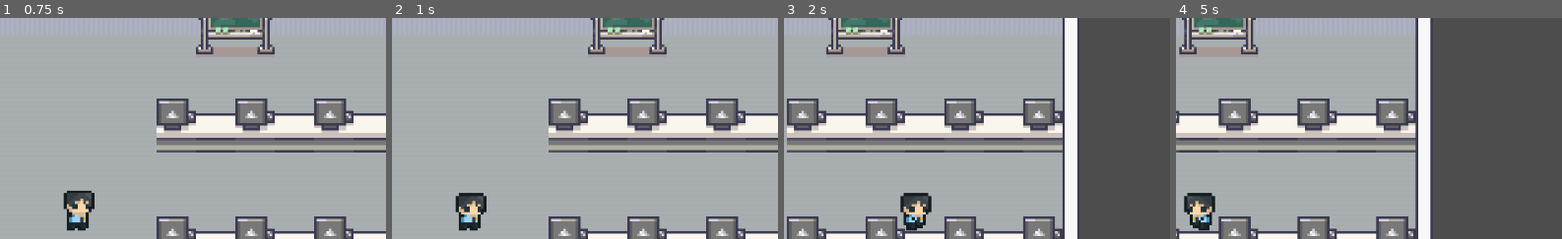
Above: before the commit, frames 1-4 (left to right).
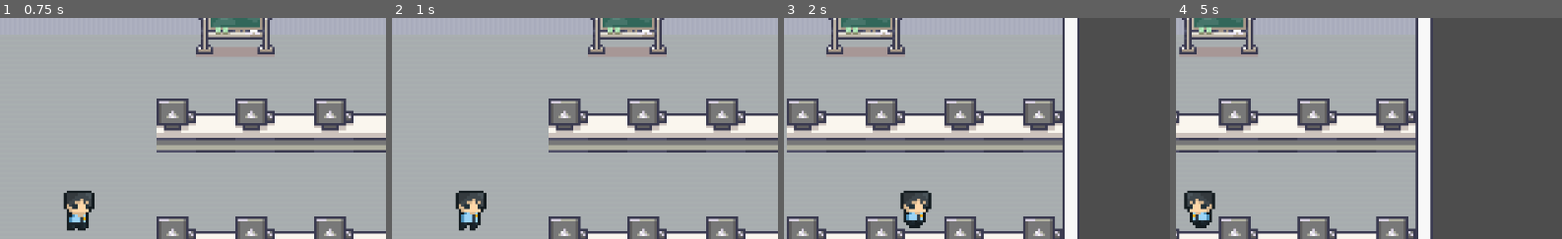
Above: after the commit, the same moments.

Repository: Raikosuu/Full-Tech-Panic_Public
Game: Godot game, scene res://scenes/main_menu.tscn
The game is run twice, just before and just after one commit, with the same random seed, the same clock (stepped at 60 frames per second) and the same inputs.
Inputs (mouse positions are % of the whole screen's width and height, from its top left):
- Up to frame 1 (0.75 s): click "Play" at 0.5 s
- Up to frame 2 (1 s): no input
- Up to frame 3 (2 s): move the mouse to (73, 45) at 1.27 s; hold D (move_right) from 1.28 s (still down); click (73, 45) at 1.42 s
- Up to frame 4 (5 s): release D (move_right) at 2 s; drag from (31, 55) to (8, 37) at 2.02 s; move the mouse to (61, 28) at 2.77 s; hold D (move_right) 2.78-3.5 s; drag from (46, 70) to (31, 37) at 3.52 s; move the mouse to (82, 65) at 4.27 s; hold A (move_left) from 4.28 s (still down)
The pictures show only the part of the screen within x 41-91%, y 2-52%; the shares and areas given below are measured in that part.

Frame 1 is identical in both runs. In frame 2, 0.5% of the frame differs, in the area x 16-25%, y 78-97%; in frame 3, 0.6%, in the area x 30-39%, y 78-97%; in frame 4, 0.6%.

Commit message:
debugged and prepared Main game for UI integration
fixed bugs in navigation and seat handling

Diff:
--- a/scenes/game_scene.tscn
+++ b/scenes/game_scene.tscn
@@ -2539,10 +2539,12 @@
 [node name="game_scene" type="Node2D"]
 
 [node name="ground" type="TileMapLayer" parent="."]
+position = Vector2(637, 368)
 tile_map_data = PackedByteArray("AAD3////AgAMAAwAAAD4////AgAMAAwAAAD5////AgAMAAwAAAD6////AgAMAAwAAAD7////AgAMAAwAAAD8// …(4720 unchanged characters)…
 tile_set = SubResource("TileSet_kk2rg")
 
 [node name="comp_table" type="TileMapLayer" parent="."]
+position = Vector2(637, 368)
 tile_map_data = PackedByteArray("AAD///j/AAAAAA4AAAD///n/AAAAAA8AAAAAAPj/AAABAA4AAAAAAPn/AAABAA8AAAACAP3/AAADAAkAAAADAP …(688 unchanged characters)…
 tile_set = SubResource("TileSet_bw6k5")
 
@@ -2552,7 +2554,7 @@
 tile_set = SubResource("TileSet_y3j0m")
 
 [node name="player" parent="." instance=ExtResource("1_w5aja")]
-position = Vector2(0, -1)
+position = Vector2(637, 367)
 motion_mode = 1
 movement_speed = 120.0
 
@@ -2562,12 +2564,14 @@
 position_smoothing_enabled = true
 
 [node name="npc_handler" type="Node2D" parent="."]
+position = Vector2(637, 368)
 
 [node name="NavigationRegion2D" type="NavigationRegion2D" parent="."]
-visible = false
+position = Vector2(637, 368)
 navigation_polygon = SubResource("NavigationPolygon_y3j0m")
 
 [node name="comp_seats" type="Node2D" parent="."]
+position = Vector2(637, 368)
 
 [node name="seats" parent="comp_seats" groups=["computer_seats"] instance=ExtResource("5_rurhu")]
 position = Vector2(-138, -24)
@@ -2636,4 +2640,4 @@
 position = Vector2(120, 72)
 
 [node name="npc_spawn" parent="." instance=ExtResource("6_rurhu")]
-position = Vector2(-117, 103)
+position = Vector2(520, 471)
--- a/scenes/npc_1.tscn
+++ b/scenes/npc_1.tscn
@@ -104,7 +104,7 @@
 path_desired_distance = 1.0
 target_desired_distance = 5.0
 avoidance_enabled = true
-radius = 7.0
+radius = 8.0
 max_neighbors = 22
 
 [node name="Timer" type="Timer" parent="."]
--- a/scenes/player.tscn
+++ b/scenes/player.tscn
@@ -1,51 +1,58 @@
-[gd_scene load_steps=15 format=3 uid="uid://demqpuvfguk8d"]
+[gd_scene load_steps=16 format=3 uid="uid://demqpuvfguk8d"]
 
 [ext_resource type="Script" uid="uid://bnn76hxj50tn1" path="res://scripts/player.gd" id="1_g2els"]
 [ext_resource type="Texture2D" uid="uid://dppuc5y4sth5k" path="res://assets/character/capstone_MC.png" id="2_g2els"]
 
-[sub_resource type="AtlasTexture" id="AtlasTexture_qhqgy"]
+[sub_resource type="AtlasTexture" id="AtlasTexture_g2els"]
 atlas = ExtResource("2_g2els")
 region = Rect2(0, 0, 24, 24)
 
-[sub_resource type="AtlasTexture" id="AtlasTexture_dqkch"]
+[sub_resource type="AtlasTexture" id="AtlasTexture_qhqgy"]
 atlas = ExtResource("2_g2els")
 region = Rect2(24, 0, 24, 24)
 
-[sub_resource type="AtlasTexture" id="AtlasTexture_qlg0r"]
+[sub_resource type="AtlasTexture" id="AtlasTexture_dqkch"]
 atlas = ExtResource("2_g2els")
 region = Rect2(48, 0, 24, 24)
 
-[sub_resource type="AtlasTexture" id="AtlasTexture_tuyoq"]
+[sub_resource type="AtlasTexture" id="AtlasTexture_qlg0r"]
 atlas = ExtResource("2_g2els")
 region = Rect2(72, 0, 24, 24)
 
-[sub_resource type="AtlasTexture" id="AtlasTexture_fjrip"]
+[sub_resource type="AtlasTexture" id="AtlasTexture_tuyoq"]
 atlas = ExtResource("2_g2els")
 region = Rect2(96, 0, 24, 24)
 
-[sub_resource type="AtlasTexture" id="AtlasTexture_smehm"]
+[sub_resource type="AtlasTexture" id="AtlasTexture_fjrip"]
 atlas = ExtResource("2_g2els")
 region = Rect2(120, 0, 24, 24)
 
-[sub_resource type="AtlasTexture" id="AtlasTexture_ur7pv"]
+[sub_resource type="AtlasTexture" id="AtlasTexture_smehm"]
 atlas = ExtResource("2_g2els")
 region = Rect2(144, 0, 24, 24)
 
-[sub_resource type="AtlasTexture" id="AtlasTexture_y4r1p"]
+[sub_resource type="AtlasTexture" id="AtlasTexture_ur7pv"]
 atlas = ExtResource("2_g2els")
 region = Rect2(168, 0, 24, 24)
 
-[sub_resource type="AtlasTexture" id="AtlasTexture_d2wvv"]
+[sub_resource type="AtlasTexture" id="AtlasTexture_y4r1p"]
 atlas = ExtResource("2_g2els")
 region = Rect2(192, 0, 24, 24)
 
+[sub_resource type="AtlasTexture" id="AtlasTexture_d2wvv"]
+atlas = ExtResource("2_g2els")
+region = Rect2(216, 0, 24, 24)
+
 [sub_resource type="AtlasTexture" id="AtlasTexture_3v2ag"]
 atlas = ExtResource("2_g2els")
-region = Rect2(216, 0, 24, 24)
+region = Rect2(240, 0, 24, 24)
 
 [sub_resource type="SpriteFrames" id="SpriteFrames_qlg0r"]
 animations = [{
 "frames": [{
+"duration": 1.0,
+"texture": SubResource("AtlasTexture_g2els")
+}, {
 "duration": 1.0,
 "texture": SubResource("AtlasTexture_qhqgy")
 }, {
@@ -54,15 +61,15 @@
 }, {
 "duration": 1.0,
 "texture": SubResource("AtlasTexture_qlg0r")
-}, {
-"duration": 1.0,
-"texture": SubResource("AtlasTexture_tuyoq")
 }],
 "loop": true,
 "name": &"idle",
-"speed": 7.0
+"speed": 9.0
 }, {
 "frames": [{
+"duration": 1.0,
+"texture": SubResource("AtlasTexture_tuyoq")
+}, {
 "duration": 1.0,
 "texture": SubResource("AtlasTexture_fjrip")
 }, {
@@ -99,6 +106,7 @@
 sprite_frames = SubResource("SpriteFrames_qlg0r")
 animation = &"run"
 autoplay = "idle"
+frame_progress = 0.34660295
 
 [node name="CollisionShape2D" type="CollisionShape2D" parent="."]
 position = Vector2(0, -5)
--- a/scripts/npc_1.gd
+++ b/scripts/npc_1.gd
@@ -1,79 +1 @@
-extends CharacterBody2D
-
-const SPEED: float = 40.0
-
-@export var seats: Array[Node] = []
-@onready var nav_agent := $NavigationAgent2D
-@onready var anim_sprite := $AnimatedSprite2D
-
-var target_seat: Area2D = null
-
-func _ready() -> void:
-	#get all seats from group
-	seats = get_tree().get_nodes_in_group("computer_seats")
-	find_vacant_seat()
-
-
-func _physics_process(_delta: float) -> void:
-	if target_seat == null:
-		return
-
-	if target_seat.is_taken:
-		find_vacant_seat()
-
-	if nav_agent.is_navigation_finished():
-		velocity = Vector2.ZERO
-		anim_sprite.play("idle")
-		# Snap to seat and mark it taken
-		global_position = target_seat.global_position
-		target_seat.occupy()
-		target_seat = null
-	else:
-		#main targeting system
-		var current_agent_position = global_position
-		var next_path_position = nav_agent.get_next_path_position()
-		var new_velocity = current_agent_position.direction_to(next_path_position) * SPEED
-
-		#avoidance
-		if nav_agent.avoidance_enabled:
-			nav_agent.set_velocity(new_velocity)
-		else:
-			_on_navigation_agent_2d_velocity_computed(new_velocity)
-		move_and_slide()
-
-		# Flip horizontally depending on direction
-		if velocity.x != 0:
-			anim_sprite.flip_h = velocity.x < 0
-
-		# Play walk animation
-		if velocity.length() > 0.1:
-			anim_sprite.play("walk")
-		else:
-			anim_sprite.play("idle")
-
-func find_vacant_seat() -> void:
-	var nearest: Area2D = null
-	var nearest_dist: float = INF
-
-	for seat in seats:
-		if not seat.is_taken:
-			var dist = global_position.distance_to(seat.global_position)
-			if dist < nearest_dist:
-				nearest = seat
-				nearest_dist = dist
-
-	if nearest:
-		target_seat = nearest
-		nav_agent.target_position = nearest.global_position
-
-
-func _on_navigation_agent_2d_velocity_computed(safe_velocity):
-	velocity = safe_velocity
-	pass # Replace with function body.
-
-
-func _on_timer_timeout() -> void:
-	#stops the npc from finding another seat.
-	#it also re
-	if target_seat != null and not nav_agent.is_navigation_finished():
-		nav_agent.target_position = target_seat.global_position
+extends "res://scripts/npc_base.gd"
--- a/scripts/npc_2.gd
+++ b/scripts/npc_2.gd
@@ -1,80 +1 @@
-extends CharacterBody2D
-
-const SPEED: float = 40.0
-
-@export var seats: Array[Node] = []
-@onready var nav_agent := $NavigationAgent2D
-@onready var anim_sprite := $AnimatedSprite2D
-
-var target_seat: Area2D = null
-
-func _ready() -> void:
-	#get all seats from group
-	seats = get_tree().get_nodes_in_group("computer_seats")
-	find_vacant_seat()
-
-
-func _physics_process(_delta: float) -> void:
-	if target_seat == null:
-		return
-
-	if target_seat.is_taken:
-		find_vacant_seat()
-
-	if nav_agent.is_navigation_finished():
-		velocity = Vector2.ZERO
-		anim_sprite.play("idle")
-		# Snap to seat and mark it taken
-		global_position = target_seat.global_position
-		target_seat.occupy()
-		target_seat = null
-	else:
-		#main targeting system
-		var current_agent_position = global_position
-		var next_path_position = nav_agent.get_next_path_position()
-		var new_velocity = current_agent_position.direction_to(next_path_position) * SPEED
-
-		#avoidance
-		if nav_agent.avoidance_enabled:
-			nav_agent.set_velocity(new_velocity)
-		else:
-			_on_navigation_agent_2d_velocity_computed(new_velocity)
-		move_and_slide()
-
-		# Flip horizontally depending on direction
-		if velocity.x != 0:
-			anim_sprite.flip_h = velocity.x < 0
-
-		# Play walk animation
-		if velocity.length() > 0.1:
-			anim_sprite.play("walk")
-		else:
-			anim_sprite.play("idle")
-
-func find_vacant_seat() -> void:
-	var nearest: Area2D = null
-	var nearest_dist: float = INF
-
-	for seat in seats:
-		if not seat.is_taken:
-			var dist = global_position.distance_to(seat.global_position)
-			if dist < nearest_dist:
-				nearest = seat
-				nearest_dist = dist
-
-	if nearest:
-		target_seat = nearest
-		nav_agent.target_position = nearest.global_position
-
-
-
-func _on_navigation_agent_2d_velocity_computed(safe_velocity):
-	velocity = safe_velocity
-	pass # Replace with function body.
-
-
-func _on_timer_timeout() -> void:
-	#stops the npc from finding another seat.
-	#it also re
-	if target_seat != null and not nav_agent.is_navigation_finished():
-		nav_agent.target_position = target_seat.global_position
+extends "res://scripts/npc_base.gd"
--- /dev/null
+++ b/scripts/npc_base.gd
@@ -0,0 +1,68 @@
+extends CharacterBody2D
+
+const SPEED: float = 40.0
+
+@export var seats: Array[Node] = []
+@onready var nav_agent := $NavigationAgent2D
+@onready var anim_sprite := $AnimatedSprite2D
+
+var target_seat: Area2D = null
+
+func _ready() -> void:
+	seats = get_tree().get_nodes_in_group("computer_seats")
+	await get_tree().physics_frame
+	find_vacant_seat()
+
+func _physics_process(_delta: float) -> void:
+	if target_seat == null:
+		return
+
+	if target_seat.is_taken:
+		find_vacant_seat()
+
+	if nav_agent.is_navigation_finished():
+		velocity = Vector2.ZERO
+		anim_sprite.play("idle")
+		global_position = target_seat.global_position
+		target_seat.occupy()
+		target_seat = null
+	else:
+		var current_agent_position = global_position
+		var next_path_position = nav_agent.get_next_path_position()
+		var new_velocity = current_agent_position.direction_to(next_path_position) * SPEED
+
+		if nav_agent.avoidance_enabled:
+			nav_agent.set_velocity(new_velocity)
+		else:
+			_on_navigation_agent_2d_velocity_computed(new_velocity)
+		move_and_slide()
+
+		if velocity.x != 0:
+			anim_sprite.flip_h = velocity.x < 0
+
+		if velocity.length() > 0.1:
+			anim_sprite.play("walk")
+		else:
+			anim_sprite.play("idle")
+
+func find_vacant_seat() -> void:
+	var nearest: Area2D = null
+	var nearest_dist: float = INF
+
+	for seat in seats:
+		if not seat.is_taken:
+			var dist = global_position.distance_to(seat.global_position)
+			if dist < nearest_dist:
+				nearest = seat
+				nearest_dist = dist
+
+	if nearest:
+		target_seat = nearest
+		nav_agent.target_position = nearest.global_position
+
+func _on_navigation_agent_2d_velocity_computed(safe_velocity: Vector2) -> void:
+	velocity = safe_velocity
+
+func _on_timer_timeout() -> void:
+	if target_seat != null and not nav_agent.is_navigation_finished():
+		nav_agent.target_position = target_seat.global_position
--- a/scripts/npc_spawn.gd
+++ b/scripts/npc_spawn.gd
@@ -17,18 +17,13 @@
 	if spawn_count == max_spawn:
 		$Timer.stop()
 	else:
-		# Pick a random NPC scene
 		var npc_scene = npc_scenes[randi() % npc_scenes.size()]
 		var npcs = npc_scene.instantiate()
 
-		# Set spawn position
-		npcs.position = position
-
-		# Add to handler
+		# Add first, THEN set global position
 		get_parent().get_node("npc_handler").add_child(npcs)
+		npcs.global_position = global_position
 
 		spawn_count += 1
-
-		#spawn at random intervals
 		$Timer.wait_time = randf_range(3, 8)
 		$Timer.start()
--- a/scripts/seats.gd
+++ b/scripts/seats.gd
@@ -5,10 +5,7 @@
 func occupy() -> void:
 	if not is_taken:
 		is_taken = true
+		print("Seat is taken")
 
 func _on_body_entered(body: Node2D) -> void:
-	if body is CharacterBody2D:
-		var char_body = body as CharacterBody2D
-		# If velocity is zero, the body is not moving
-		if char_body.velocity == Vector2.ZERO:
-			print("Seat is taken")
+	pass
Binary file changed: assets/character/capstone_MC.png
Not shown, added: scripts/npc_base.gd.uid
